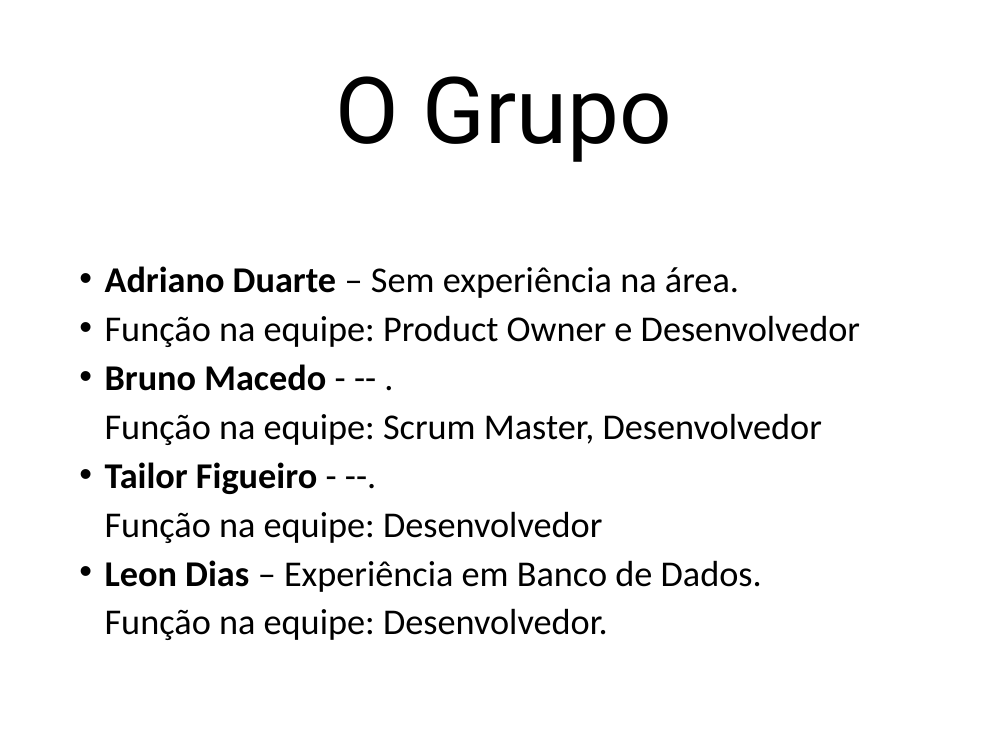
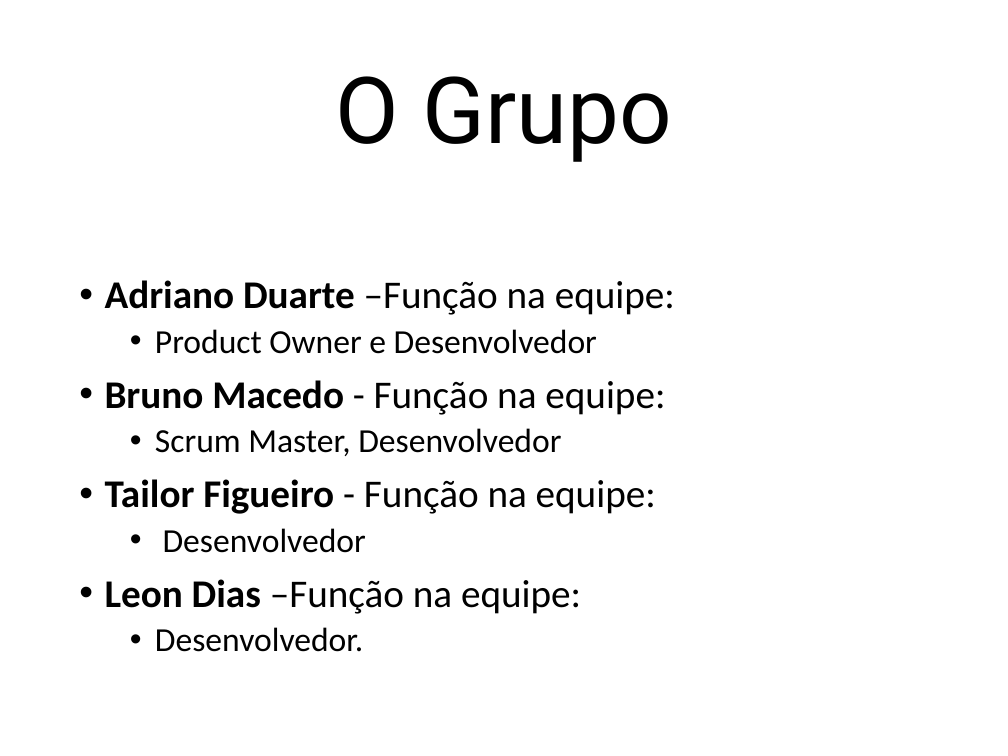
Before and after one commit to LeonDias1989/Kcal-Control, a slide deck: slide 2 of Kcal Control.pptx. Drawn at 1008x756 pixels with LibreOffice and Linux fonts; fonts in the diff are those of the drawing. Boxes give left, top, right and bottom in pixels: in the first picture for what was removed or moved away, otherwise in the second. Text is boxed around its words. In the diff, an @@ line names an element or a change of style, - is before the commit and + after.

```diff
--- a/Kcal Control.pptx
+++ b/Kcal Control.pptx
@@ text at bbox=[105, 280, 675, 652]: text changed; size 25.9 to 28 pt @@
-• Adriano Duarte – Sem experiência na área.
-• Função na equipe: Product Owner e Desenvolvedor
-• Bruno Macedo - -- .
-Função na equipe: Scrum Master, Desenvolvedor
-• Tailor Figueiro - --.
-Função na equipe: Desenvolvedor
-• Leon Dias – Experiência em Banco de Dados.
-Função na equipe: Desenvolvedor.
+• Adriano Duarte –Função na equipe:
+  • Product Owner e Desenvolvedor
+• Bruno Macedo - Função na equipe:
+  • Scrum Master, Desenvolvedor
+• Tailor Figueiro - Função na equipe:
+  • Desenvolvedor
+• Leon Dias –Função na equipe:
+  • Desenvolvedor.
```
Also in this commit, not shown: 13 other slides changed, 2 slides removed, 11 other files.
